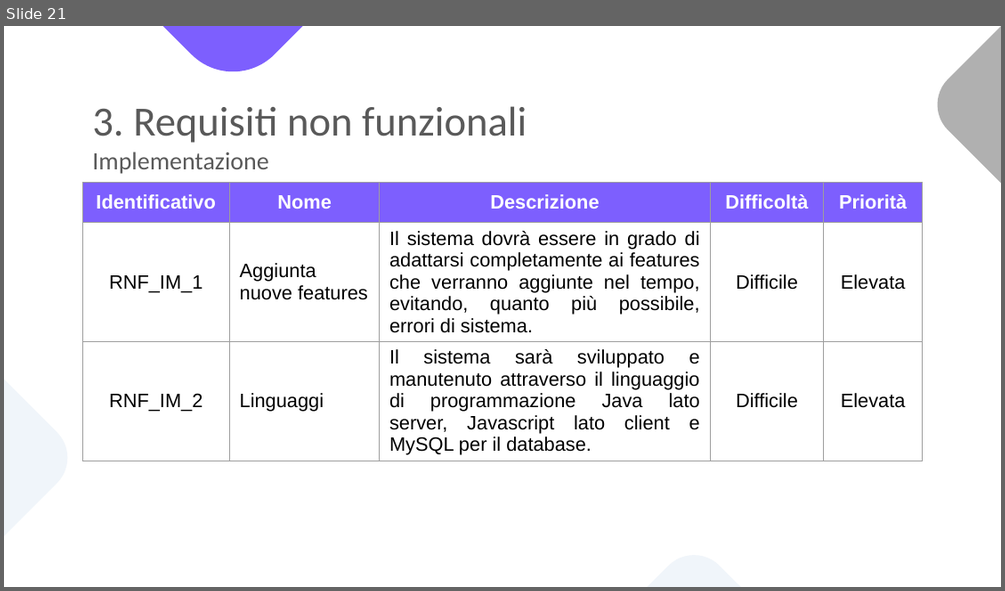
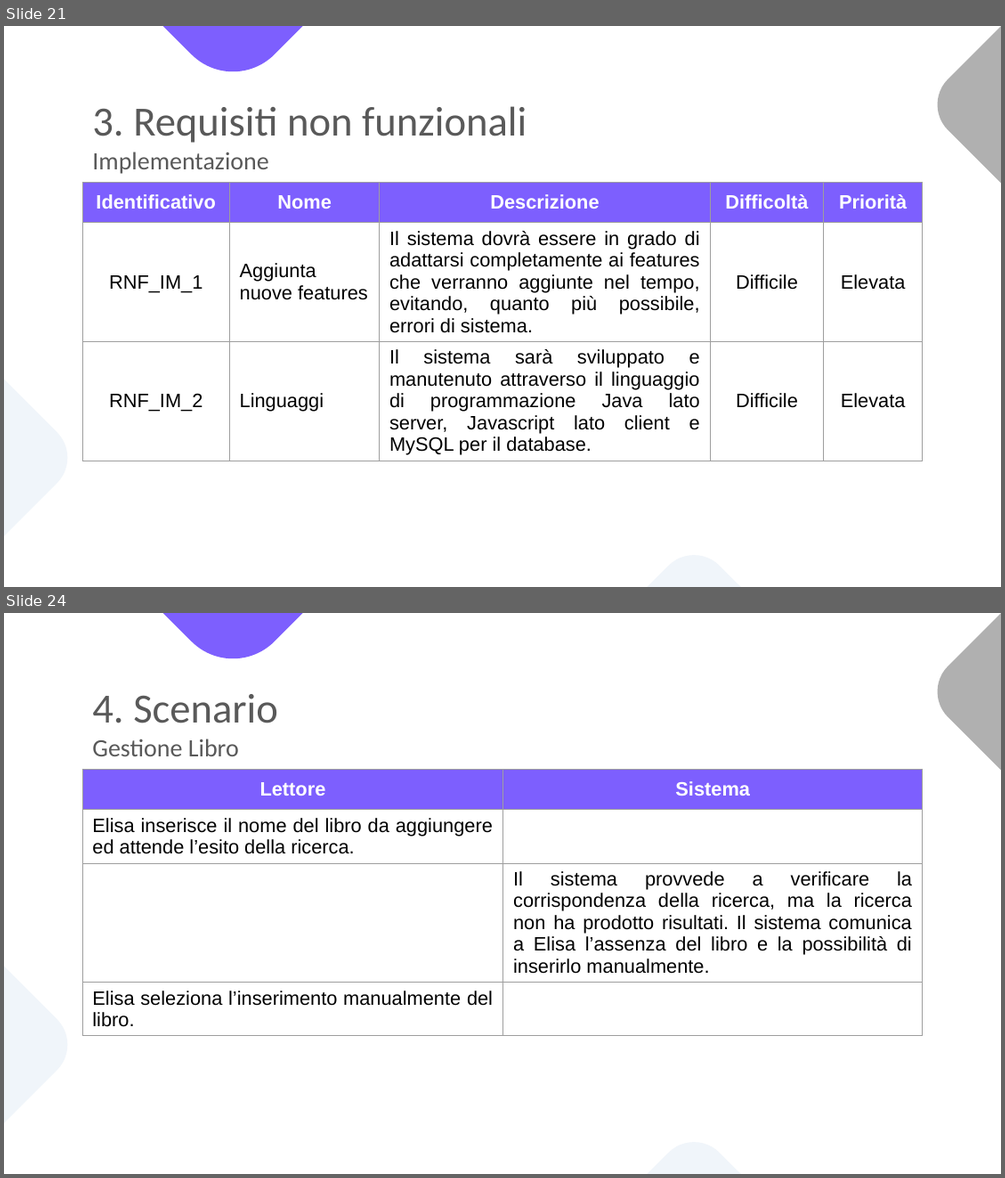
Before and after one commit to notjuary/Bookster_Classe03, a slide deck: DOC/Presentazione.pptx. Shown one above the other, each under a label of ours: slide 21 before the commit, slides 21 and 24 after it; the slides between them are not shown. The pictures are 1005x591 and 1005x1178 pixels, drawn with LibreOffice and Linux fonts; fonts in the diff are those of the drawing. Boxes give left, top, right and bottom in pixels: in the first picture for what was removed or moved away, otherwise in the second. Text is boxed around its words. In the diff, an @@ line names an element or a change of style, - is before the commit and + after.

```diff
--- a/DOC/Presentazione.pptx
+++ b/DOC/Presentazione.pptx
@@ slide 24 added at [4, 613, 1001, 1174], background #FFFFFF; not listed: 4 template elements that a slide beside it also shows @@
@@ title added at [92, 694, 278, 756], 18 pt, text #595959 @@
+4. Scenario
+Gestione Libro
@@ table added at [82, 770, 922, 1050], 4 rows, 2 columns @@
+Lettore | Sistema
+Elisa inserisce il nome del libro da aggiungere ed attende l’esito della ricerca. | 
+ | Il sistema provvede a verificare la corrispondenza della ricerca, ma la ricerca non ha prodotto risultati. Il sistema comunica a Elisa l’assenza del libro e la possibilità di inserirlo manualmente.
+Elisa seleziona l’inserimento manualmente del libro. | 
```
Also in this commit, not shown: 7 slides changed, 65 other slides added.
